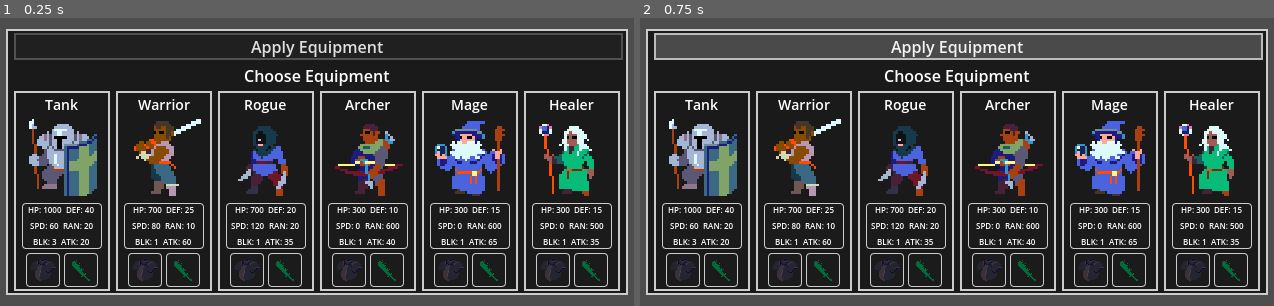
Above: before the commit, frames 1-2 (left to right).
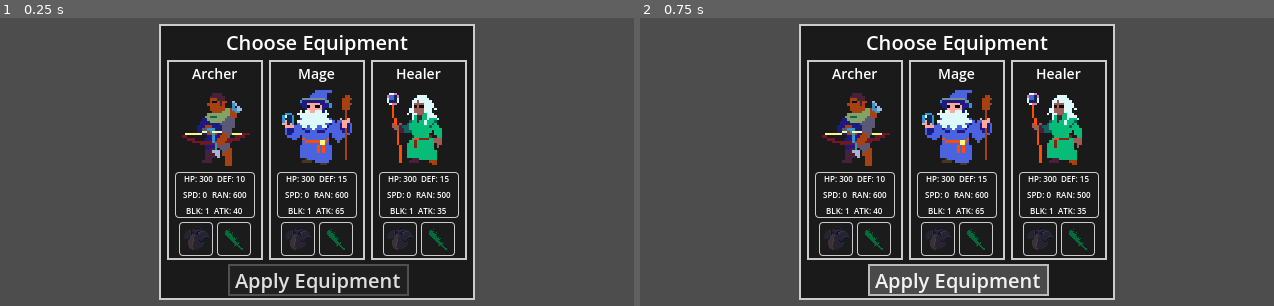
Above: after the commit, the same moments.

Repository: morie197/party_paranoia
Game: Godot game, scene res://ui/character_equipment/equipment_selection_menu.tscn
The game is run twice, just before and just after one commit, with the same random seed, the same clock (stepped at 60 frames per second) and the same inputs. This scene is started directly instead of the project's main scene.
Inputs:
- Up to frame 1 (0.25 s): no input
- Up to frame 2 (0.75 s): click "Apply Equipment" at 0.5 s

The runs differ from the first frame. In frame 1, 64% of the frame differs, in the area x 0-100%, y 2-98%; in frame 2, 65%.

Commit message:
[Change] Equipment selection

Diff:
--- a/ui/character_equipment/equipment_selection_menu.tscn
+++ b/ui/character_equipment/equipment_selection_menu.tscn
@@ -2,9 +2,6 @@
 
 [ext_resource type="Script" uid="uid://detfprpxavkwq" path="res://ui/character_equipment/equipment_select_manager.gd" id="1_g5ay5"]
 [ext_resource type="Script" uid="uid://d4hcg1hl08rya" path="res://character_stat_template.gd" id="2_ivotn"]
-[ext_resource type="Resource" uid="uid://j8f5wapsykl5" path="res://allies/tank/tank_stats.tres" id="3_sw0fe"]
-[ext_resource type="Resource" uid="uid://1e66fh5a3f21" path="res://allies/warrior/warrior_stats.tres" id="4_cdkb4"]
-[ext_resource type="Resource" uid="uid://13i5627f7w4q" path="res://allies/rogue/rogue_stats.tres" id="5_b3mp2"]
 [ext_resource type="Resource" uid="uid://bip051ptoqbq3" path="res://allies/archer/archer_stats.tres" id="6_cdkb4"]
 [ext_resource type="Resource" uid="uid://hx614t3xon8j" path="res://allies/mage/mage_stats.tres" id="7_fy8s4"]
 [ext_resource type="StyleBox" uid="uid://drtpjh1toky1v" path="res://ui/styleboxes/shop_background_panel.tres" id="8_fy8s4"]
@@ -22,7 +19,7 @@
 offset_bottom = 360.0
 mouse_filter = 2
 script = ExtResource("1_g5ay5")
-equip_characters = Array[ExtResource("2_ivotn")]([ExtResource("3_sw0fe"), ExtResource("4_cdkb4"), ExtResource("5_b3mp2"), ExtResource("6_cdkb4"), ExtResource("7_fy8s4"), ExtResource("8_kfypo")])
+equip_characters = Array[ExtResource("2_ivotn")]([ExtResource("6_cdkb4"), ExtResource("7_fy8s4"), ExtResource("8_kfypo")])
 
 [node name="VBoxContainer" type="VBoxContainer" parent="." unique_id=327960759]
 layout_mode = 1
@@ -44,20 +41,11 @@
 
 [node name="VBoxContainer" type="VBoxContainer" parent="VBoxContainer/PanelContainer" unique_id=966061960]
 layout_mode = 2
-
-[node name="ConfirmButton" type="Button" parent="VBoxContainer/PanelContainer/VBoxContainer" unique_id=1578314144]
-unique_name_in_owner = true
-z_index = 1
-layout_mode = 2
-theme_override_styles/normal = ExtResource("9_sw0fe")
-theme_override_styles/pressed = ExtResource("10_cdkb4")
-theme_override_styles/hover = ExtResource("10_cdkb4")
-theme_override_styles/disabled = ExtResource("8_fy8s4")
-theme_override_styles/focus = ExtResource("10_cdkb4")
-text = "Apply Equipment"
+theme_override_constants/separation = 4
 
 [node name="RichTextLabel" type="RichTextLabel" parent="VBoxContainer/PanelContainer/VBoxContainer" unique_id=1465753356]
 layout_mode = 2
+theme_override_font_sizes/normal_font_size = 20
 text = "Choose Equipment"
 fit_content = true
 autowrap_mode = 0
@@ -69,3 +57,16 @@
 layout_mode = 2
 theme_override_constants/separation = 6
 alignment = 1
+
+[node name="ConfirmButton" type="Button" parent="VBoxContainer/PanelContainer/VBoxContainer" unique_id=1578314144]
+unique_name_in_owner = true
+z_index = 1
+layout_mode = 2
+size_flags_horizontal = 4
+theme_override_font_sizes/font_size = 20
+theme_override_styles/normal = ExtResource("9_sw0fe")
+theme_override_styles/pressed = ExtResource("10_cdkb4")
+theme_override_styles/hover = ExtResource("10_cdkb4")
+theme_override_styles/disabled = ExtResource("8_fy8s4")
+theme_override_styles/focus = ExtResource("10_cdkb4")
+text = "Apply Equipment"
